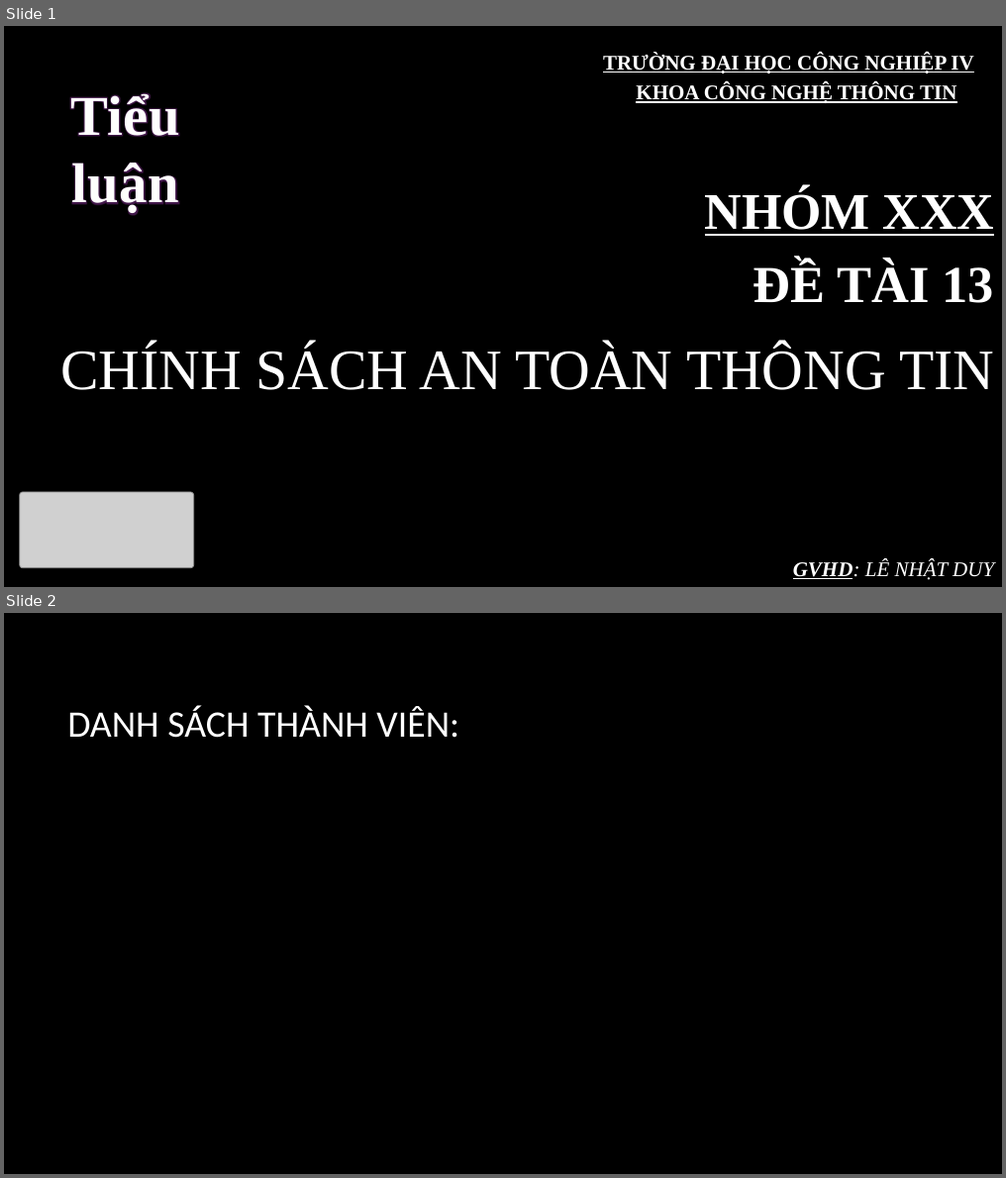
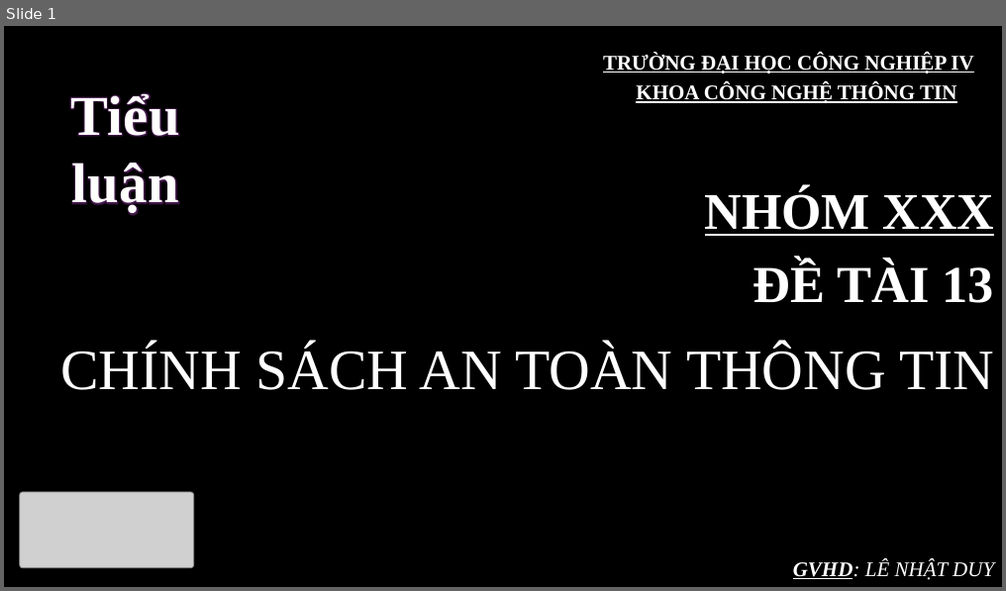
Before and after one commit to taiprovip3/projects_lthdt_2021, a slide deck: Attt_detai13.pptx. Shown one above the other, each under a label of ours: slides 1 and 2 before the commit, slide 1 after it. The pictures are 1006x1178 and 1006x591 pixels, drawn with LibreOffice and Linux fonts; fonts in the diff are those of the drawing; grey boxes stand for pictures; background and template pictures are left out. Boxes give left, top, right and bottom in pixels: in the first picture for what was removed or moved away, otherwise in the second. Text is boxed around its words. In the diff, an @@ line names an element or a change of style, - is before the commit and + after.

```diff
--- a/Attt_detai13.pptx
+++ b/Attt_detai13.pptx
@@ slide 2 removed at box(4, 613, 1002, 1174), background picture (left out) @@
@@ title removed at box(67, 706, 459, 738) @@
-DANH SÁCH THÀNH VIÊN:
```
